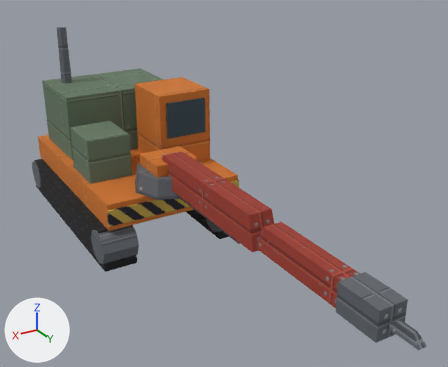
Renders of the glTF model docs/models/procedural/machinery__heavy_breaker.glb from each side of a commit.
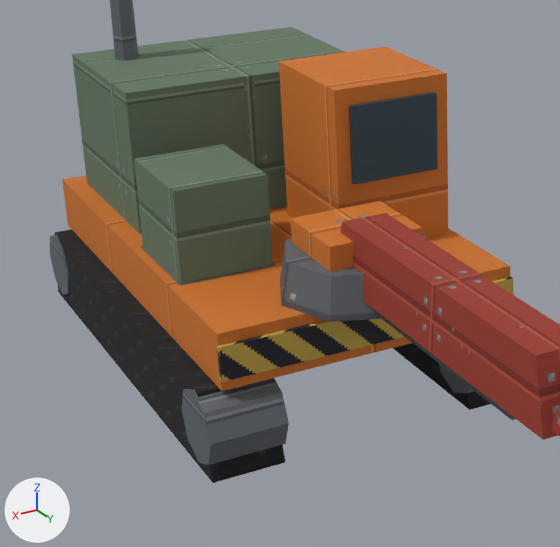
Each version is shown whole from a 50 mm lens placed at (2.8, 6.4, 3.53), pointed at (-0.24, 1.33, 1.0), then close up on the part from 2% to 58% of the width and 15% to 82% of the height. Lighting does not change. The marker at lower left points along +X, +Y and +Z. The older version's two pictures come first. Where no turn or scale is listed for an object, it has been applied to the vertices.

In view in the first close-up: '_MeshInstance3D_120', '_MeshInstance3D_121', '_MeshInstance3D_122', '_MeshInstance3D_123', '_MeshInstance3D_124', '_MeshInstance3D_125', '_MeshInstance3D_128', '_MeshInstance3D_129', '_MeshInstance3D_131' and 2 more.
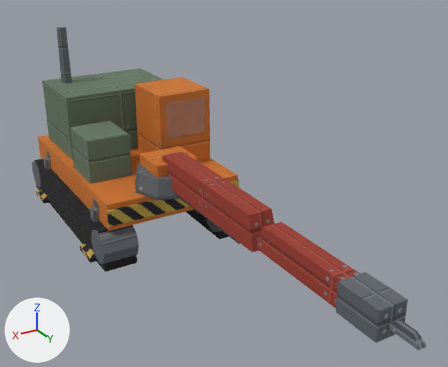
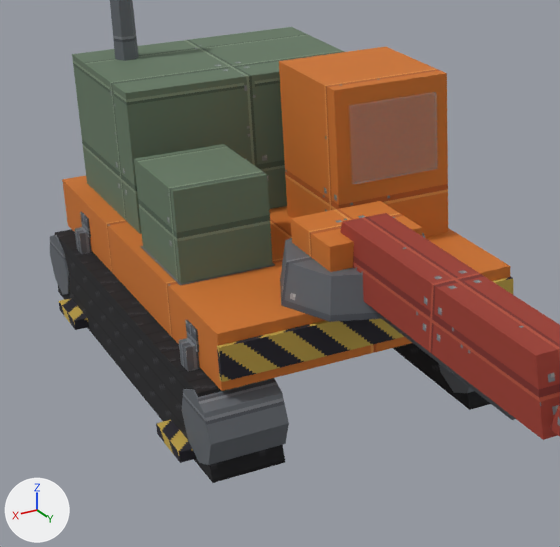
Changed parts and their boxes (x1, y1, x2, y2) in the close-ups (560 x 547 px):
'_MeshInstance3D_125', recoloured, surface changed: (349, 92, 438, 184) in both
'_MeshInstance3D_205', added: after (156, 420, 196, 463)
'_MeshInstance3D_210', added: after (59, 298, 89, 330)
'_MeshInstance3D_204', added: after (179, 338, 200, 371)
'_MeshInstance3D_209', added: after (75, 227, 92, 254)
'_MeshInstance3D_202', added: after (185, 320, 199, 352)
'_MeshInstance3D_207', added: after (80, 212, 91, 238)

Diff of the bpy script that builds the scene:
```diff
--- a/docs/models/procedural/machinery__heavy_breaker.glb.py
+++ b/docs/models/procedural/machinery__heavy_breaker.glb.py
@@ mat_m_qd_glass @@
 mat_m_qd_glass = principled_material('M_QD_Glass')
-mat_m_qd_glass.base_color = (0.0331, 0.0637, 0.0835)  # dark blue #334752
+mat_m_qd_glass.base_color = (0.263, 0.477, 0.604)  # blue #8cb8cc
 mat_m_qd_glass.roughness = 0.3
+mat_m_qd_glass.alpha = 0.2
@@ me_mesh_16 @@
+me_mesh_16.from_pydata(...)  # a box spanning x -0.17..0.17, y -0.17..0.17, z -0.58..-0.52
+me_mesh_16.materials.append(mat_m_qd_hazard)
@@ me_mesh_15 @@
+me_mesh_15.from_pydata(...)  # a box spanning x -0.05..0.05, y -0.05..0.05, z -0.53..-0.03
+me_mesh_15.materials.append(mat_m_qd_steelplate)
@@ me_mesh_14 @@
+me_mesh_14.from_pydata(...)  # a box spanning x -0.7..0.0, y -0.07..0.07, z -0.06..0.06
+me_mesh_14.materials.append(mat_m_qd_steelplate)
@@ ob_meshinstance3d_210 @@
+ob_meshinstance3d_210 = bpy.data.objects.new('_MeshInstance3D_210', me_mesh_16)
+ob_meshinstance3d_210.location = (0.82, -1.45, 0.6)
@@ ob_meshinstance3d_209 @@
+ob_meshinstance3d_209 = bpy.data.objects.new('_MeshInstance3D_209', me_mesh_15)
+ob_meshinstance3d_209.location = (0.82, -1.45, 0.6)
@@ ob_meshinstance3d_207 @@
+ob_meshinstance3d_207 = bpy.data.objects.new('_MeshInstance3D_207', me_mesh_14)
+ob_meshinstance3d_207.location = (0.82, -1.45, 0.6)
@@ ob_meshinstance3d_205 @@
+ob_meshinstance3d_205 = bpy.data.objects.new('_MeshInstance3D_205', me_mesh_16.copy())
+ob_meshinstance3d_205.location = (0.82, 0.35, 0.6)
@@ ob_meshinstance3d_204 @@
+ob_meshinstance3d_204 = bpy.data.objects.new('_MeshInstance3D_204', me_mesh_15.copy())
+ob_meshinstance3d_204.location = (0.82, 0.35, 0.6)
@@ ob_meshinstance3d_202 @@
+ob_meshinstance3d_202 = bpy.data.objects.new('_MeshInstance3D_202', me_mesh_14.copy())
+ob_meshinstance3d_202.location = (0.82, 0.35, 0.6)
```
